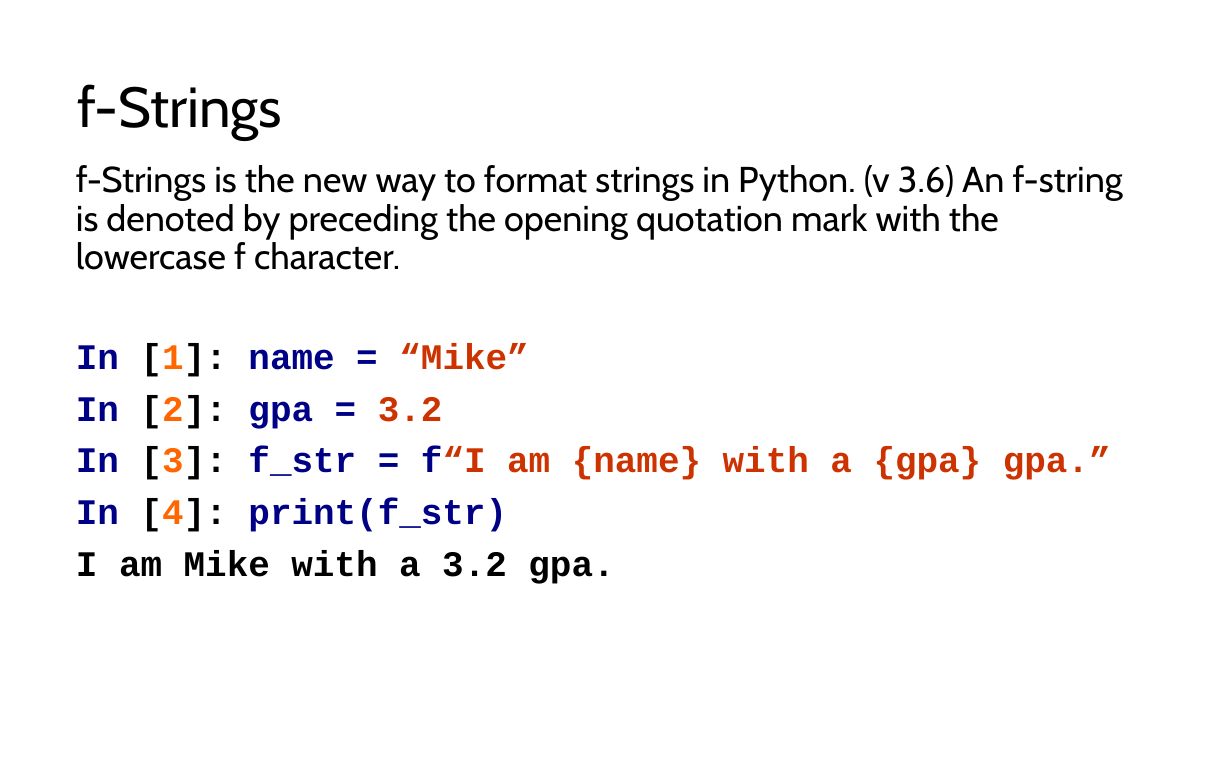
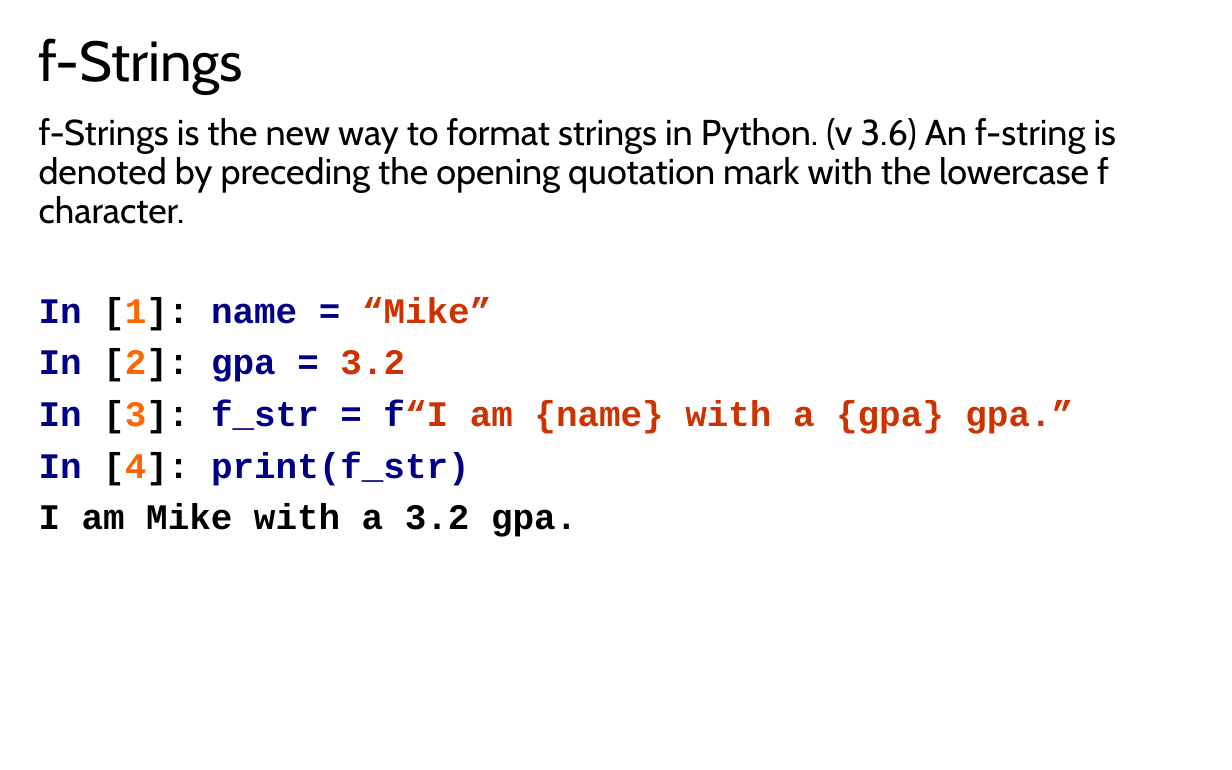
Before and after one commit to LongBaoNguyen/longbaonguyen.github.io, a slide deck: slide 14 of courses/apcsp/lect7.pptx (slide 12 before the commit). Drawn at 1232x770 pixels with LibreOffice and Linux fonts; fonts in the diff are those of the drawing. Boxes give left, top, right and bottom in pixels: in the first picture for what was removed or moved away, otherwise in the second. Text is boxed around its words. In the diff, an @@ line names an element or a change of style, - is before the commit and + after.

```diff
--- a/courses/apcsp/lect7.pptx
+++ b/courses/apcsp/lect7.pptx
@@ title "f-Strings": place and size @@
-title "f-Strings" at bbox=[78, 84, 283, 140]
+title "f-Strings" at bbox=[39, 38, 244, 94]
@@ text "f-Strings is the new way ..." rewrapped from bbox=[76, 165, 1123, 584] to bbox=[39, 118, 1116, 537] @@
```
Also in this commit, not shown: 16 other slides changed, 2 slides added, 3 other files.
